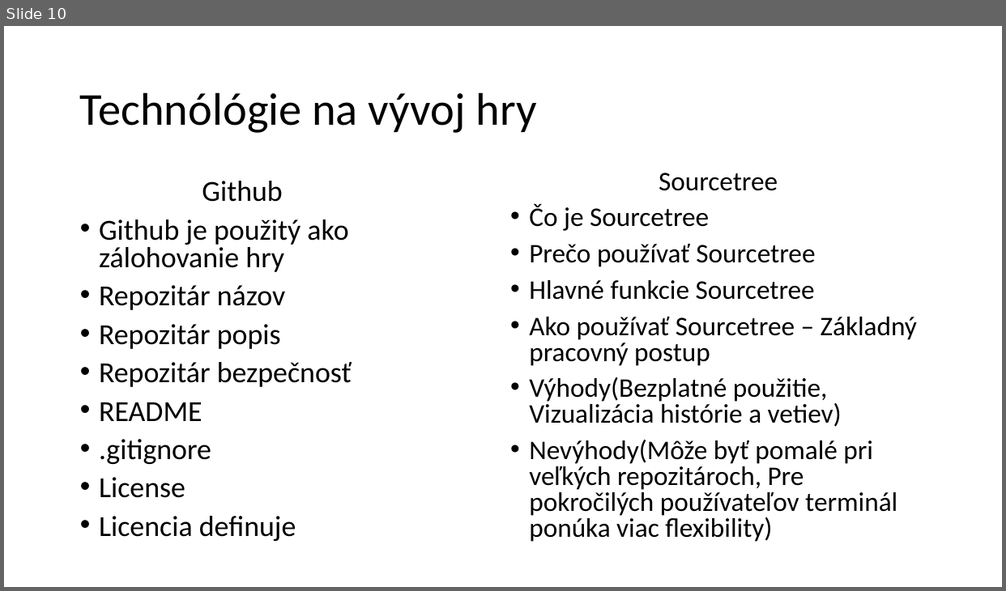
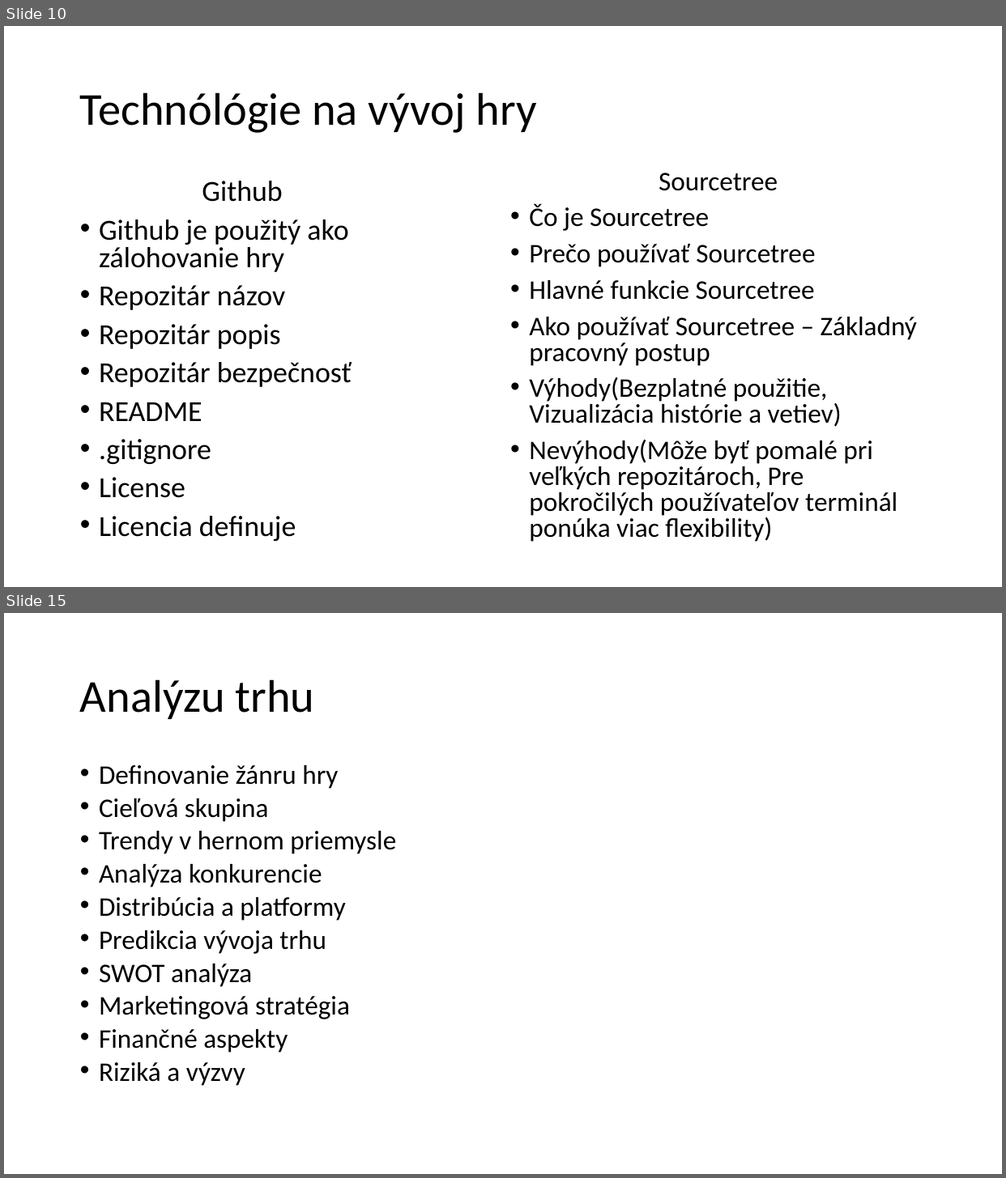
Before and after one commit to sepron777/Project-N, a slide deck: Prez/Projeckt-N.pptx. Shown one above the other, each under a label of ours: slide 10 before the commit, slides 10 and 15 after it; the slides between them are not shown. The pictures are 1006x591 and 1006x1178 pixels, drawn with LibreOffice and Linux fonts; fonts in the diff are those of the drawing. Boxes give left, top, right and bottom in pixels: in the first picture for what was removed or moved away, otherwise in the second. Text is boxed around its words. In the diff, an @@ line names an element or a change of style, - is before the commit and + after.

```diff
--- a/Prez/Projeckt-N.pptx
+++ b/Prez/Projeckt-N.pptx
@@ slide 15 added at [4, 613, 1002, 1174], background #FFFFFF @@
@@ title added at [80, 679, 315, 719], 44 pt, text #000000 @@
+Analýzu trhu
@@ text added at [99, 765, 396, 1086], 25.9 pt, text #000000 @@
+• Definovanie žánru hry
+• Cieľová skupina
+• Trendy v hernom priemysle
+• Analýza konkurencie
+• Distribúcia a platformy
+• Predikcia vývoja trhu
+• SWOT analýza
+• Marketingová stratégia
+• Finančné aspekty
+• Riziká a výzvy
```
Also in this commit, not shown: 1 slide changed, 3 other slides added.
